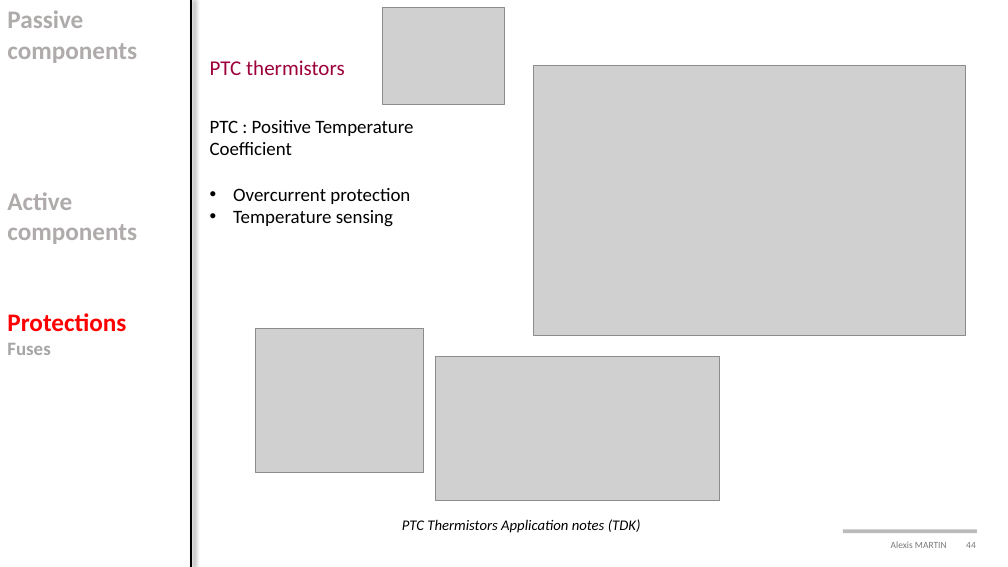
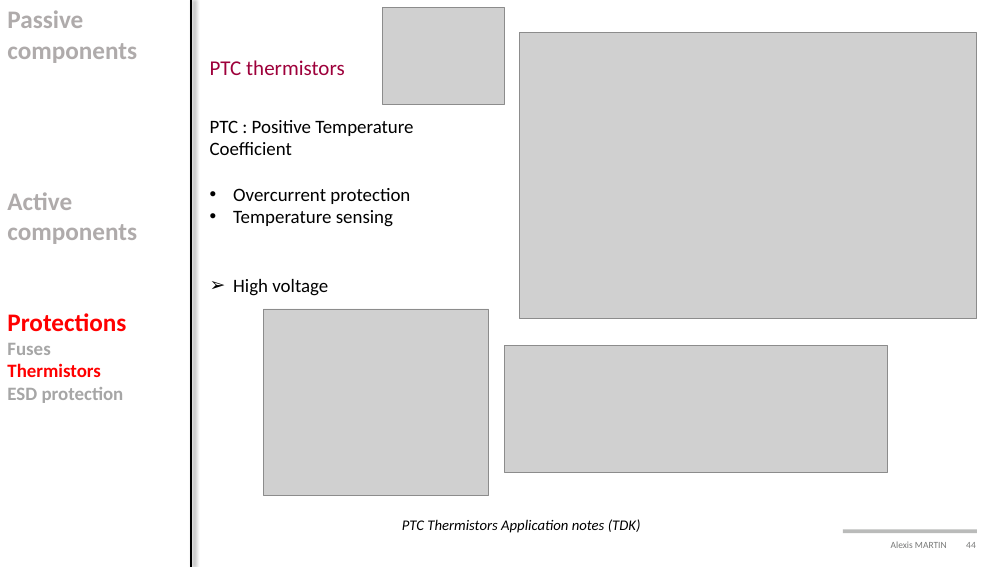
Before and after one commit to alexismartin46/Cours_Electronique_de_Puissance_FISE2, a slide deck: slide 44 of Cours/Cours3_components.pptx. Drawn at 1008x567 pixels with LibreOffice and Linux fonts; fonts in the diff are those of the drawing; grey boxes stand for pictures; background and template pictures are left out. Boxes give left, top, right and bottom in pixels: in the first picture for what was removed or moved away, otherwise in the second. Text is boxed around its words. In the diff, an @@ line names an element or a change of style, - is before the commit and + after.

```diff
--- a/Cours/Cours3_components.pptx
+++ b/Cours/Cours3_components.pptx
@@ picture: place and size @@
-picture at <box>534,66,966,336</box>
+picture at <box>520,33,977,318</box>
@@ text at <box>233,279,328,296</box>: paragraph added @@
+➢ High voltage
@@ picture: place and size @@
-picture at <box>256,328,423,473</box>
+picture at <box>263,309,488,496</box>
@@ picture: place and size @@
-picture at <box>436,357,720,501</box>
+picture at <box>505,346,888,473</box>
@@ text at <box>7,363,124,403</box>: paragraphs added @@
+Thermistors
+ESD protection
```
Also in this commit, not shown: 43 other slides changed, 25 other files.
